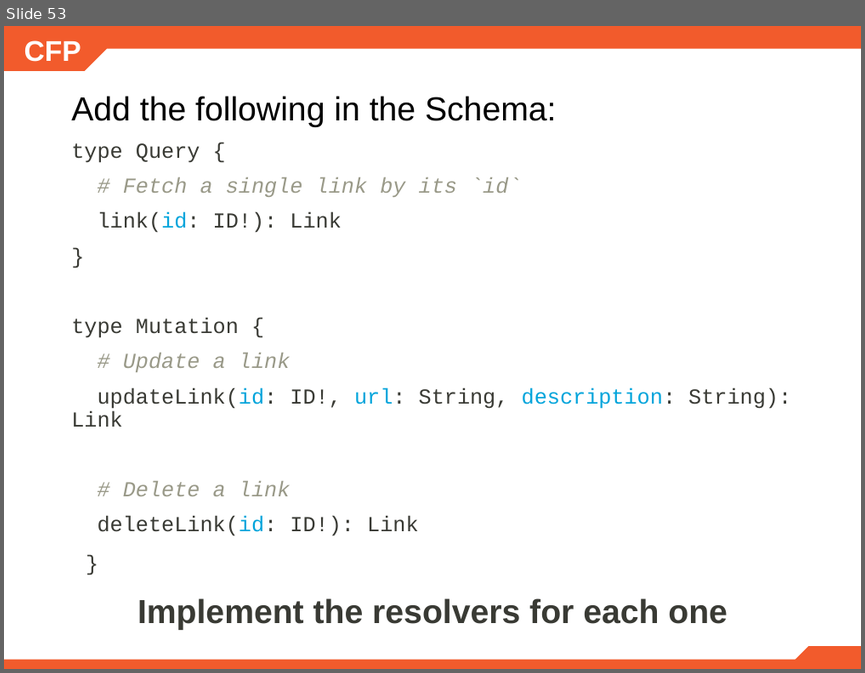
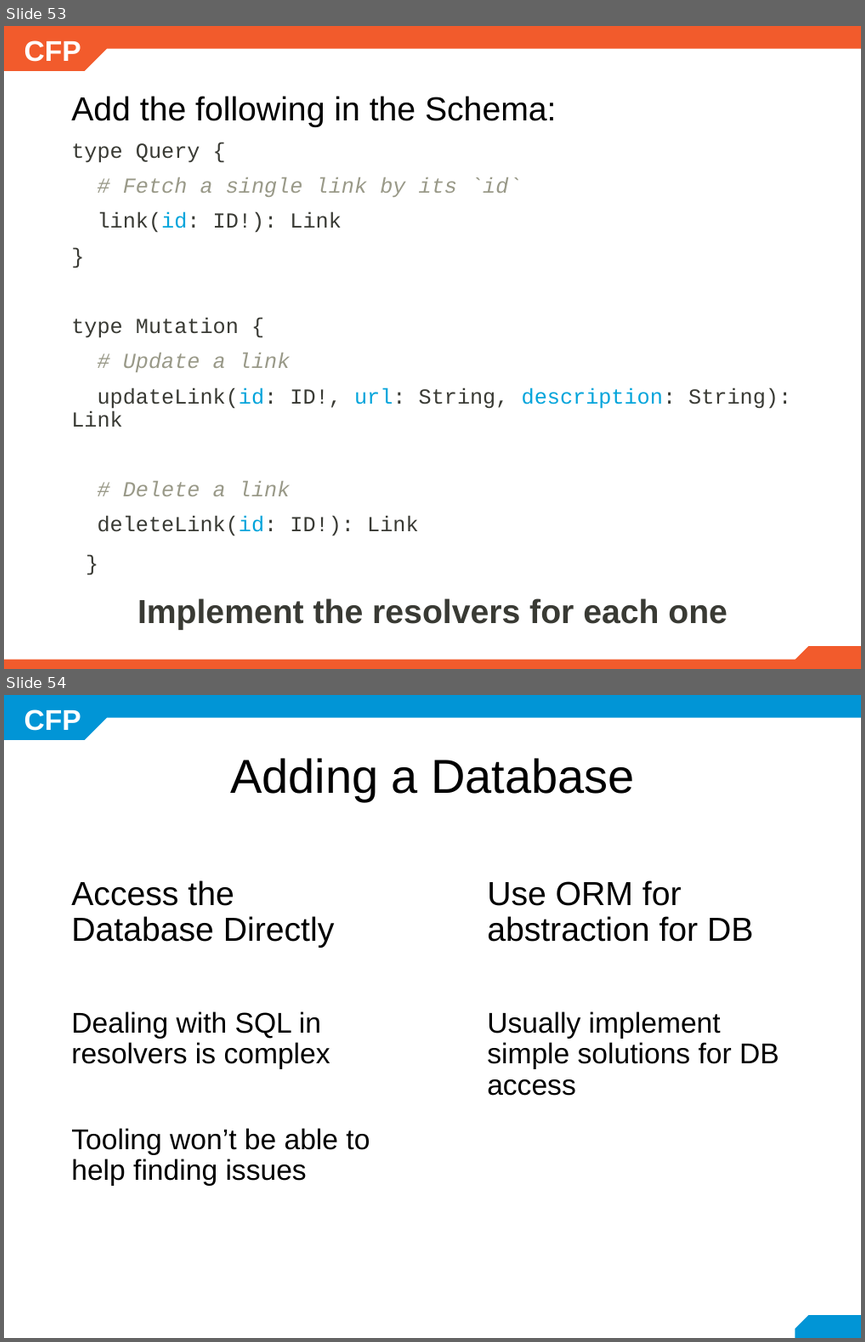
Before and after one commit to mariela21180/cfp-2019, a slide deck: modulo6/6.3.1/- GraphQL.pptx. Shown one above the other, each under a label of ours: slide 53 before the commit, slides 53 and 54 after it. The pictures are 865x673 and 865x1342 pixels, drawn with LibreOffice and Linux fonts; fonts in the diff are those of the drawing; background and template pictures are left out. Boxes give left, top, right and bottom in pixels: in the first picture for what was removed or moved away, otherwise in the second. Text is boxed around its words. In the diff, an @@ line names an element or a change of style, - is before the commit and + after.

```diff
--- a/modulo6/6.3.1/- GraphQL.pptx
+++ b/modulo6/6.3.1/- GraphQL.pptx
@@ slide 54 added at <box>4,695,861,1338</box>, background #FFFFFF; not listed: 1 template element that a slide beside it also shows @@
@@ snip rect added at <box>4,695,107,740</box>, fill #0195D6 @@
@@ rectangle added at <box>100,695,861,718</box>, fill #0195D6 @@
@@ title added at <box>230,758,635,801</box>, 40 pt, text #000000 @@
+Adding a Database
@@ text added at <box>71,880,370,1185</box>, 24 pt, text #000000 @@
+Access the Database Directly
+Dealing with SQL in resolvers is complex
+Tooling won’t be able to help finding issues
@@ text added at <box>487,880,779,1095</box>, 24 pt, text #000000 @@
+Use ORM for abstraction for DB
+Usually implement simple solutions for DB access
@@ snip rect added at <box>794,1315,861,1338</box>, fill #0195D6 @@
```
Also in this commit, not shown: 1 slide changed, 38 other slides added, 1 other file.
